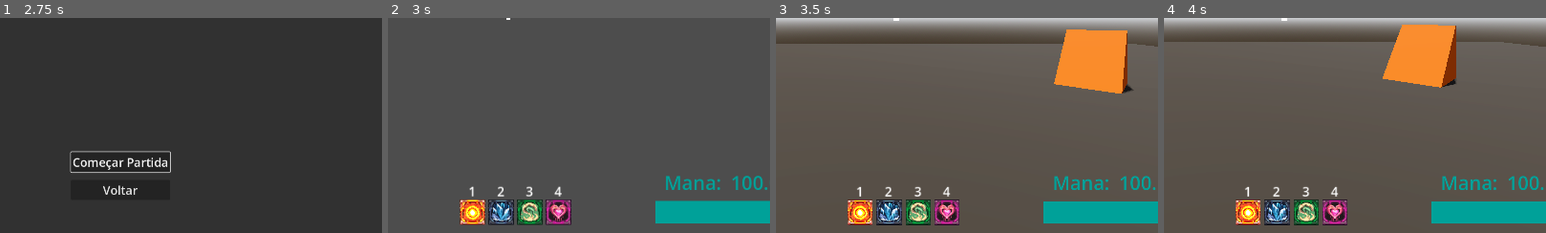
Above: before the commit, frames 1-4 (left to right).
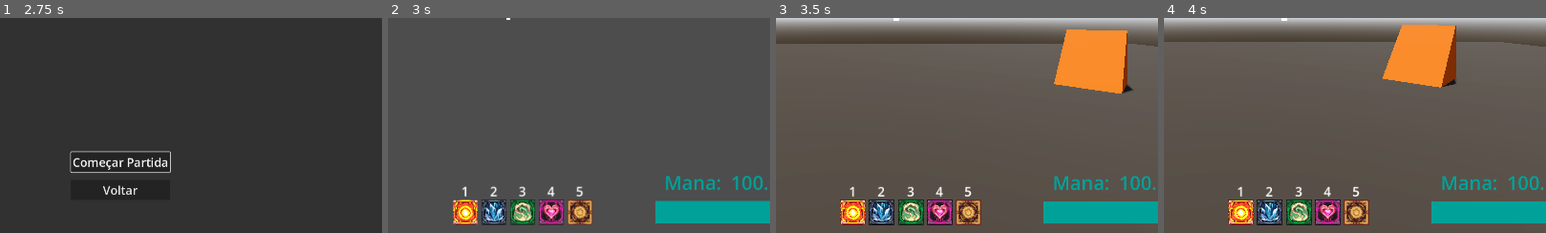
Above: after the commit, the same moments.

Repository: Isaaa43/Saudavel-e-Balanceado
Game: Godot game, scene res://cenas/main_game.tscn
Same seed, same stepped clock (60 frames per second), same inputs: the game is played once before the commit and once after it.
Inputs (mouse positions are % of the whole screen's width and height, from its top left):
- Up to frame 1 (2.75 s): click (50, 66) at 0.52 s; type "Alex" at 0.6 s; click "Jogar" at 1.25 s; click "Host" at 2 s
- Up to frame 2 (3 s): click "Começar Partida" at 2.75 s
- Up to frame 3 (3.5 s): no input
- Up to frame 4 (4 s): tap Enter at 3.5 s; move the mouse to (72, 45) at 3.52 s; hold D (direita) from 3.53 s (still down); tap 5 at 3.6 s; click (72, 45) at 3.67 s; tap Space (pular) at 3.77 s
The pictures show only the part of the screen within x 34-84%, y 50-100%; the shares and areas given below are measured in that part.

Frame 1 is identical in both runs. In frame 2, 4.3% of the frame differs, in the area x 17-54%, y 78-97%; in frame 3, 4.4%, in the area x 16-54%, y 78-97%; in frame 4, 4.4%.

Commit message:
feat: feitiço To te vendo adicionado
Criado cena e script do feitiço To te vendo
Adicionado na hud icone do feitiço

Diff:
--- a/luta-magos/cenas/game/UI/hud_jogador.tscn
+++ b/luta-magos/cenas/game/UI/hud_jogador.tscn
@@ -5,6 +5,7 @@
 [ext_resource type="Texture2D" uid="uid://bkhthrifwtg0q" path="res://assets/temp/feiticosIcones/Ice Spells2.png" id="3_c7tbw"]
 [ext_resource type="Texture2D" uid="uid://biooeneitqj7a" path="res://assets/temp/feiticosIcones/wind spell23.png" id="4_tpt5k"]
 [ext_resource type="Texture2D" uid="uid://d3c4owqd0is8o" path="res://assets/temp/feiticosIcones/Heal Spell12.png" id="5_5ifs1"]
+[ext_resource type="Texture2D" uid="uid://ddfd0yq7hjjn0" path="res://assets/temp/feiticosIcones/2YellowAbility_10.png" id="6_x222b"]
 
 [node name="HUDjogador" type="Control" unique_id=31207200]
 layout_mode = 3
@@ -129,6 +130,24 @@
 text = "4"
 horizontal_alignment = 1
 
+[node name="TextureRect5" type="TextureRect" parent="HBoxIcones" unique_id=2081183827]
+layout_mode = 2
+texture = ExtResource("6_x222b")
+stretch_mode = 2
+
+[node name="Label" type="Label" parent="HBoxIcones/TextureRect5" unique_id=279097920]
+layout_mode = 1
+anchors_preset = 5
+anchor_left = 0.5
+anchor_right = 0.5
+offset_left = -20.0
+offset_top = -22.0
+offset_right = 20.0
+offset_bottom = 1.0
+grow_horizontal = 2
+text = "5"
+horizontal_alignment = 1
+
 [node name="Vida" type="Control" parent="." unique_id=125310063]
 layout_mode = 1
 anchors_preset = 2
--- /dev/null
+++ b/luta-magos/feiticos/ToTeVendo/FD_ToTeVendo.tres
@@ -0,0 +1,13 @@
+[gd_resource type="Resource" script_class="FeiticoDefinicaoRes" format=3 uid="uid://c5nanmgoej3wa"]
+
+[ext_resource type="PackedScene" uid="uid://c0xr3up2ldxh7" path="res://feiticos/ToTeVendo/FS_to_te_vendo.tscn" id="1_8gotu"]
+[ext_resource type="Script" uid="uid://dnavupkg51wgc" path="res://scripts/game/feiticos/feitico_definicao_res.gd" id="2_qq211"]
+
+[resource]
+script = ExtResource("2_qq211")
+feitico_id = "ToTeVendo"
+nome = "Tô Te Vendo Hein"
+cooldown = 3.0
+custo = 20.0
+feitico_scene = ExtResource("1_8gotu")
+metadata/_custom_type_script = "uid://dnavupkg51wgc"
--- /dev/null
+++ b/luta-magos/feiticos/ToTeVendo/FS_to_te_vendo.tscn
@@ -0,0 +1,38 @@
+[gd_scene format=3 uid="uid://c0xr3up2ldxh7"]
+
+[ext_resource type="Script" uid="uid://buob4oliud4vd" path="res://feiticos/ToTeVendo/F_to_te_vendo.gd" id="1_akjgs"]
+
+[sub_resource type="SphereMesh" id="SphereMesh_k3kbq"]
+radius = 2.0
+height = 4.0
+
+[sub_resource type="StandardMaterial3D" id="StandardMaterial3D_3cup7"]
+transparency = 1
+albedo_color = Color(0.57, 0.44649997, 0, 0.627451)
+metallic = 1.0
+metallic_specular = 0.8
+roughness = 0.15
+
+[sub_resource type="SphereShape3D" id="SphereShape3D_fn0gy"]
+radius = 2.0
+
+[node name="FS_ToTeVendo" type="Node3D" unique_id=1296584297]
+script = ExtResource("1_akjgs")
+speed = 5.0
+lifetime = 8.0
+
+[node name="MeshInstance3D" type="MeshInstance3D" parent="." unique_id=1965752395]
+transform = Transform3D(1, 0, 0, 0, 1, 0, 0, 0, 1, 0, 1.1465037, 0)
+mesh = SubResource("SphereMesh_k3kbq")
+surface_material_override/0 = SubResource("StandardMaterial3D_3cup7")
+
+[node name="Area3D" type="Area3D" parent="." unique_id=1555616760]
+transform = Transform3D(1, 0, 0, 0, 1, 0, 0, 0, 1, 0, 1.1465037, 0)
+collision_layer = 257
+collision_mask = 272
+
+[node name="CollisionShape3D" type="CollisionShape3D" parent="Area3D" unique_id=1614252506]
+shape = SubResource("SphereShape3D_fn0gy")
+
+[connection signal="area_entered" from="Area3D" to="." method="_on_area_3d_area_entered"]
+[connection signal="body_entered" from="Area3D" to="." method="_on_body_entered"]
--- /dev/null
+++ b/luta-magos/feiticos/ToTeVendo/F_to_te_vendo.gd
@@ -0,0 +1,65 @@
+extends Feitico
+
+@export var speed: float = 2.0
+@export var lifetime: float = 6.0
+
+var _elapsed: float = 0.0
+
+func _ready() -> void:
+	pass
+
+## Cria a magia, antes de lancar
+func criar() -> void:
+	look_at(direcao, Vector3.UP)
+	global_position = posicao_global_inicial
+
+## Lanca a magia
+func lancar() -> void:
+	criar()
+	pass
+
+## Ao colidir com objetos
+func colidir() -> void:
+	pass
+
+## Ao acertar um objeto
+func acertar() -> void:
+	pass
+
+## Aplicar os efeitos do feitico no alvo
+func aplicar_efeito() -> void:
+	pass
+
+func _physics_process(delta: float) -> void:
+	_elapsed += delta
+	global_position += direcao * speed * delta
+	if _elapsed >= lifetime:
+		queue_free()
+
+func _verificar_corpo(node: Node3D) -> void:
+	# se passou por um jogador
+	if node is Jogador:
+		var jog : Jogador = node
+		# ignora o jogador que criou o feitico
+		if jog == criador: return
+		# outros jogadores
+		print("Spotou jog: ", jog.dados_jogador.nome)
+		# acabe aqui
+		return
+
+	# se passou por um feitico
+	if node is Feitico:
+		var feitico : Feitico = node
+		# nao revela as propria traps
+		if feitico.criador == criador: return
+		# outras traps
+		print("Spotou jog: ", feitico.nome)
+
+	# nao era jogador
+	print("Spotou algo: ", node)
+
+func _on_body_entered(body: Node3D) -> void:
+	_verificar_corpo(body)
+
+func _on_area_3d_area_entered(area: Area3D) -> void:
+	_verificar_corpo(area)
--- a/luta-magos/scripts/autoloads/registros/registro_feiticos.gd
+++ b/luta-magos/scripts/autoloads/registros/registro_feiticos.gd
@@ -22,10 +22,12 @@
 const FD_FURA_SAPATO = "uid://c71eh6rcojqh0"
 const FD_PULO_IMPULSIONADO = "uid://skatmcv3uduk"
 const FD_OZEMPAGIC = "uid://cy0n07ui1fty2"
+const FD_TO_TE_VENDO = "uid://c5nanmgoej3wa"
 
 const feiticos_definicoes_res := [
 	FD_BOLA_FOGO,
 	FD_FURA_SAPATO,
 	FD_PULO_IMPULSIONADO,
 	FD_OZEMPAGIC,
+	FD_TO_TE_VENDO,
 ]
--- a/luta-magos/scripts/game/characters/lancador_feiticos.gd
+++ b/luta-magos/scripts/game/characters/lancador_feiticos.gd
@@ -26,6 +26,8 @@
 				_selecionar(2)
 			KEY_4:
 				_selecionar(3)
+			KEY_5:
+				_selecionar(4)
 
 	if Input.is_action_just_pressed("acao"):
 		_escolher_feitico()
@@ -44,6 +46,8 @@
 			lancar_feitico_escolhido("PuloImpulsionado")
 		3:
 			lancar_feitico_escolhido("Ozempagic")
+		4:
+			lancar_feitico_escolhido("ToTeVendo")
 
 func _process(delta: float) -> void:
 	for id in _cooldowns:
Binary file added: luta-magos/assets/temp/feiticosIcones/2YellowAbility_10.png
Not shown, added: luta-magos/assets/temp/feiticosIcones/2YellowAbility_10.png.import
Not shown, added: luta-magos/feiticos/ToTeVendo/F_to_te_vendo.gd.uid
